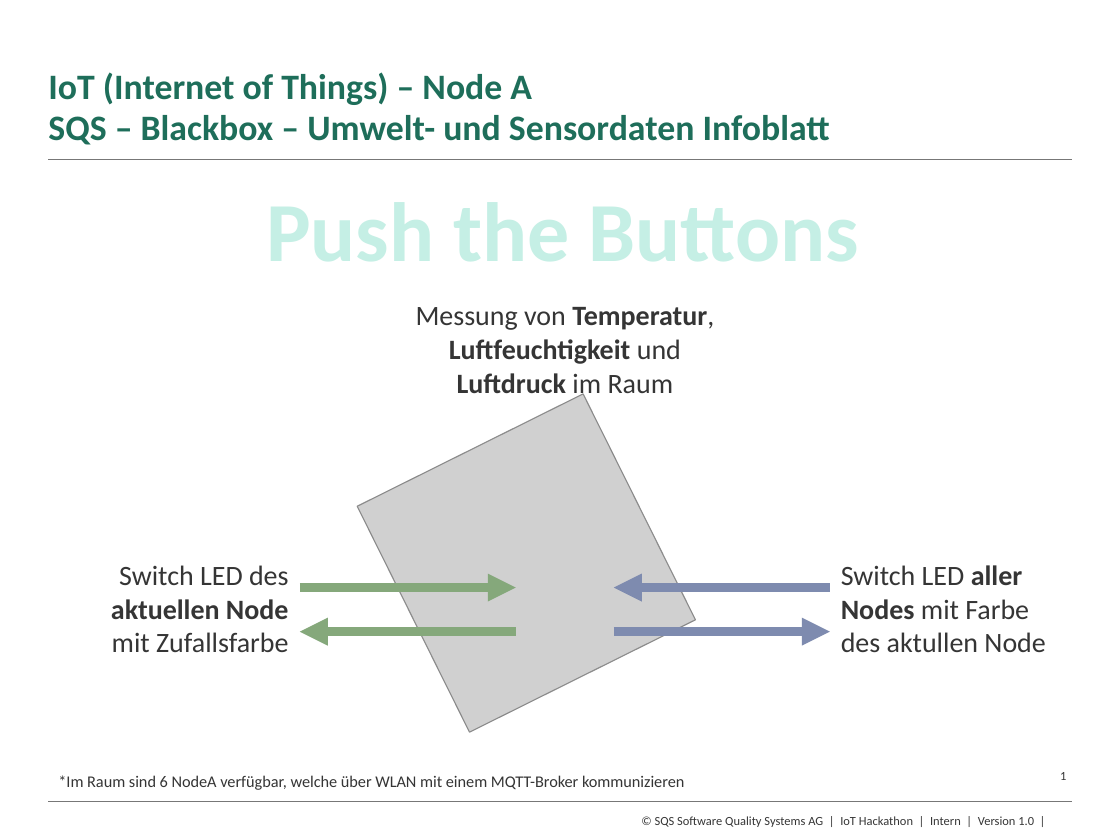
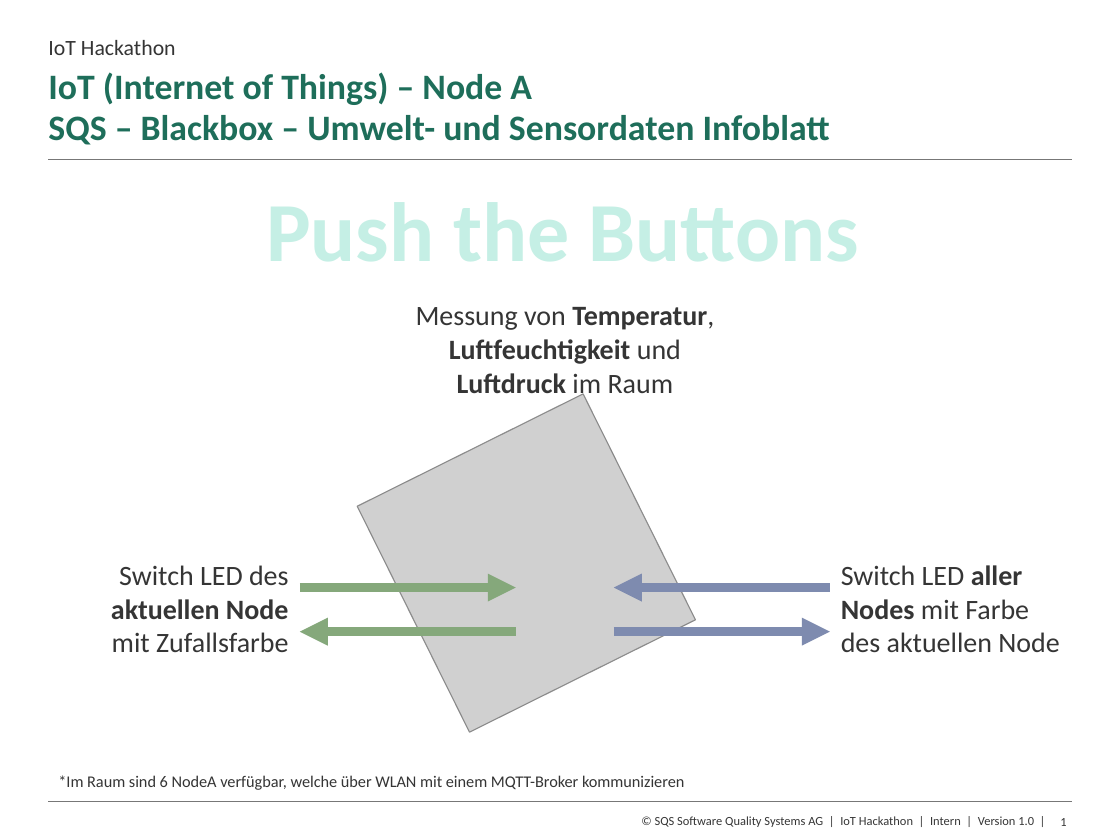
Before and after one commit to thomo/IoT-on-Campus-2018, a slide deck: slide 1 of NodeA - Infoblatt.pptx. Drawn at 1120x840 pixels with LibreOffice and Linux fonts; fonts in the diff are those of the drawing; grey boxes stand for pictures; background and template pictures are left out. Boxes give left, top, right and bottom in pixels: in the first picture for what was removed or moved away, otherwise in the second. Text is boxed around its words. In the diff, an @@ line names an element or a change of style, - is before the commit and + after.

Commit message:
fix typo

```diff
--- a/NodeA - Infoblatt.pptx
+++ b/NodeA - Infoblatt.pptx
@@ text added at (48,40,176,55), 14 pt, text #353535 @@
+IoT Hackathon
@@ text at (841,565,1059,652): text changed @@
-Switch LED aller Nodes mit Farbe des aktullen Node
+Switch LED aller Nodes mit Farbe des aktuellen Node
@@ page number: place and size @@
-page number at (1060,772,1066,780)
+page number at (1060,818,1066,826)
```
